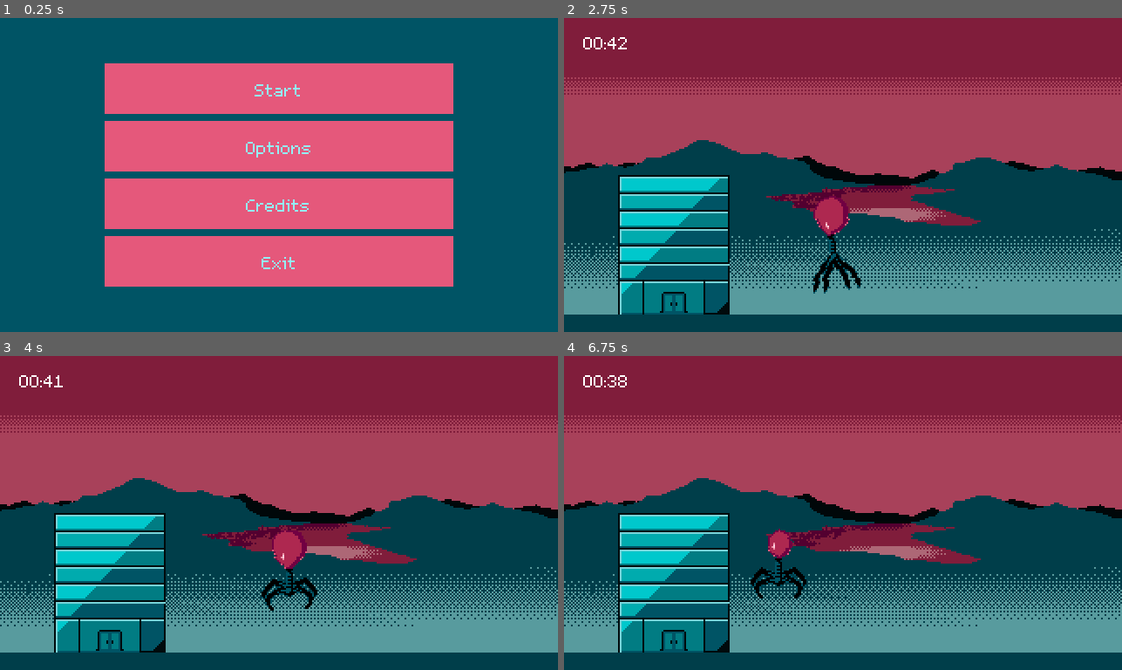
Above: before the commit, frames 1-4 (two rows, left to right).
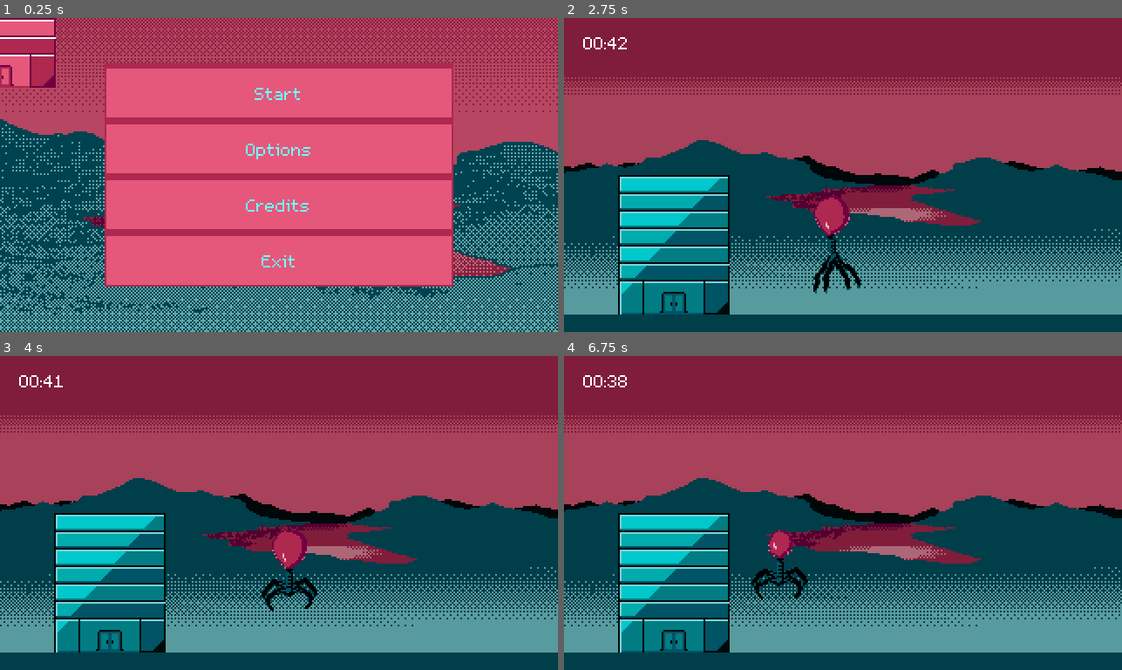
Above: after the commit, the same moments.

Repository: lily-swift/Jame-Gam-46
Game: Godot game, scene res://Scenes/main_menu.tscn
Same seed, same stepped clock (60 frames per second), same inputs: the game is played once before the commit and once after it.
Inputs:
- Up to frame 1 (0.25 s): no input
- Up to frame 2 (2.75 s): click "Start" at 0.5 s; tap Enter at 1.25 s; hold Right (moveRight) 1.28-2.03 s; tap Shift (drill) at 1.35 s; tap Space (jump) at 1.52, 2.27 s; hold Left (moveLeft) from 2.03 s (still down); tap L at 2.1 s
- Up to frame 3 (4 s): release Left (moveLeft) at 2.78 s; hold Right (moveRight) from 2.78 s (still down); tap Shift (drill) at 2.85 s; tap L at 3.6 s; tap Space (jump) at 3.77 s
- Up to frame 4 (6.75 s): release Right (moveRight) at 4.28 s; hold Left (moveLeft) 4.28-6.53 s; tap Shift (drill) at 4.35, 5.85 s; tap Space (jump) at 4.52, 5.27 s; tap L at 5.1, 6.6 s; hold Right (moveRight) from 6.53 s (still down)

The runs differ from the first frame. In frame 1, 43% of the frame differs, in the area x 0-100%, y 0-100%; in frame 2, less than 0.1%; in frame 3, less than 0.1%; in frame 4, 0.3%.

Commit message:
main menu updates

Diff:
--- /dev/null
+++ b/Game/Resources/buttonhover.tres
@@ -0,0 +1,9 @@
+[gd_resource type="StyleBoxFlat" format=3 uid="uid://dyapkawnxasd0"]
+
+[resource]
+bg_color = Color(0.85, 0.2805, 0.422875, 1)
+border_width_left = 1
+border_width_top = 3
+border_width_right = 1
+border_width_bottom = 1
+border_color = Color(0.682353, 0.156863, 0.313726, 1)
--- /dev/null
+++ b/Game/Resources/buttonnorma.tres
@@ -0,0 +1,9 @@
+[gd_resource type="StyleBoxFlat" format=3 uid="uid://bm3ishrgj4nq6"]
+
+[resource]
+bg_color = Color(0.898039, 0.345098, 0.482353, 1)
+border_width_left = 1
+border_width_top = 3
+border_width_right = 1
+border_width_bottom = 1
+border_color = Color(0.682353, 0.156863, 0.313726, 1)
--- /dev/null
+++ b/Game/Resources/buttonnormal.tres
@@ -0,0 +1,9 @@
+[gd_resource type="StyleBoxFlat" format=3 uid="uid://bd1ni55hbb3ca"]
+
+[resource]
+bg_color = Color(0.898039, 0.345098, 0.482353, 1)
+border_width_left = 1
+border_width_top = 3
+border_width_right = 1
+border_width_bottom = 1
+border_color = Color(0.682353, 0.156863, 0.313726, 1)
--- /dev/null
+++ b/Game/Resources/buttonpressed.tres
@@ -0,0 +1,8 @@
+[gd_resource type="StyleBoxFlat" format=3 uid="uid://bgloxx6thq6px"]
+
+[resource]
+bg_color = Color(0.682353, 0.156863, 0.313726, 1)
+border_width_left = 1
+border_width_top = 4
+border_width_right = 1
+border_color = Color(0.682353, 0.156863, 0.313726, 1)
--- a/Game/Resources/main_menu.tres
+++ b/Game/Resources/main_menu.tres
@@ -1,29 +1,20 @@
-[gd_resource type="Theme" load_steps=8 format=3 uid="uid://chub8xaykuame"]
+[gd_resource type="Theme" load_steps=7 format=3 uid="uid://chub8xaykuame"]
 
 [ext_resource type="FontFile" uid="uid://dswbhi82jmbe" path="res://m5x7.ttf" id="1_0e0o5"]
 [ext_resource type="FontFile" uid="uid://cke7sb3jbolk7" path="res://Resources/new_font_file.tres" id="1_qcqu0"]
+[ext_resource type="StyleBox" uid="uid://dyapkawnxasd0" path="res://Resources/buttonhover.tres" id="2_0urj1"]
+[ext_resource type="StyleBox" uid="uid://bd1ni55hbb3ca" path="res://Resources/buttonnormal.tres" id="3_cxxnd"]
+[ext_resource type="StyleBox" uid="uid://bgloxx6thq6px" path="res://Resources/buttonpressed.tres" id="3_iqspw"]
 
 [sub_resource type="StyleBoxFlat" id="StyleBoxFlat_s523i"]
-bg_color = Color(0.443137, 0, 0.258824, 1)
-
-[sub_resource type="StyleBoxFlat" id="StyleBoxFlat_brgj2"]
-bg_color = Color(0.682353, 0.156863, 0.313726, 1)
-
-[sub_resource type="StyleBoxFlat" id="StyleBoxFlat_277qh"]
-bg_color = Color(0.682353, 0.156863, 0.313726, 1)
-
-[sub_resource type="StyleBoxFlat" id="StyleBoxFlat_qcqu0"]
-bg_color = Color(0.898039, 0.345098, 0.482353, 1)
-
-[sub_resource type="StyleBoxFlat" id="StyleBoxFlat_u88ro"]
 bg_color = Color(0.443137, 0, 0.258824, 1)
 
 [resource]
 default_base_scale = 0.13
 default_font = ExtResource("1_qcqu0")
 BoxContainer/constants/separation = 0
-Button/colors/font_color = Color(0.584314, 0.933333, 0.956863, 1)
-Button/colors/font_disabled_color = Color(0.584314, 0.933333, 0.956863, 1)
+Button/colors/font_color = Color(0.45095, 0.987655, 1, 1)
+Button/colors/font_disabled_color = Color(0.45098, 0.988235, 1, 1)
 Button/colors/font_focus_color = Color(0.584314, 0.933333, 0.956863, 1)
 Button/colors/font_hover_color = Color(0.584314, 0.933333, 0.956863, 1)
 Button/colors/font_hover_pressed_color = Color(0.584314, 0.933333, 0.956863, 1)
@@ -42,10 +33,11 @@
 Button/font_sizes/font_size = 16
 Button/fonts/font = ExtResource("1_0e0o5")
 Button/styles/disabled = SubResource("StyleBoxFlat_s523i")
-Button/styles/focus = SubResource("StyleBoxFlat_brgj2")
-Button/styles/hover = SubResource("StyleBoxFlat_277qh")
-Button/styles/normal = SubResource("StyleBoxFlat_qcqu0")
-Button/styles/pressed = SubResource("StyleBoxFlat_u88ro")
+Button/styles/focus = ExtResource("2_0urj1")
+Button/styles/hover = ExtResource("2_0urj1")
+Button/styles/hover_pressed = ExtResource("3_iqspw")
+Button/styles/normal = ExtResource("3_cxxnd")
+Button/styles/pressed = ExtResource("3_iqspw")
 FlatButton/styles/disabled = null
 FlatButton/styles/hover = null
 FlatButton/styles/normal = null
--- a/Game/Scenes/main_menu.tscn
+++ b/Game/Scenes/main_menu.tscn
@@ -1,7 +1,9 @@
-[gd_scene load_steps=3 format=3 uid="uid://3wiksjp86ng"]
+[gd_scene load_steps=5 format=3 uid="uid://3wiksjp86ng"]
 
 [ext_resource type="Theme" uid="uid://chub8xaykuame" path="res://Resources/main_menu.tres" id="1_48xlc"]
 [ext_resource type="Script" uid="uid://e5j2w6ortl3s" path="res://Scripts/MMbutton.gd" id="2_1ehe0"]
+[ext_resource type="Texture2D" uid="uid://p7hxh88ac52e" path="res://Background1.png" id="3_ce3w2"]
+[ext_resource type="Texture2D" uid="uid://fccm6rkj8qci" path="res://Art/Buildings/alt officebubble.png" id="4_ce3w2"]
 
 [node name="Main Menu" type="Control"]
 layout_mode = 3
@@ -10,15 +12,6 @@
 anchor_bottom = 1.0
 grow_horizontal = 2
 grow_vertical = 2
-
-[node name="ColorRect" type="ColorRect" parent="."]
-layout_mode = 1
-anchors_preset = 15
-anchor_right = 1.0
-anchor_bottom = 1.0
-grow_horizontal = 2
-grow_vertical = 2
-color = Color(0, 0.329412, 0.396078, 1)
 
 [node name="VBoxContainer" type="VBoxContainer" parent="."]
 texture_filter = 1
@@ -34,6 +27,7 @@
 offset_bottom = 64.0
 grow_horizontal = 2
 grow_vertical = 2
+theme = ExtResource("1_48xlc")
 
 [node name="Start" type="Button" parent="VBoxContainer"]
 layout_mode = 2
@@ -70,4 +64,28 @@
 creditsButton = NodePath("../VBoxContainer/Credits")
 exitButton = NodePath("../VBoxContainer/Exit")
 
-[node name="Node2D" type="Node2D" parent="."]
+[node name="Sprite2D" type="Sprite2D" parent="."]
+modulate = Color(0.796243, 0.796243, 0.796243, 1)
+z_index = -100
+position = Vector2(135, 16)
+texture = ExtResource("3_ce3w2")
+
+[node name="ColorRect" type="ColorRect" parent="."]
+visible = false
+z_index = -5
+layout_mode = 1
+anchors_preset = 8
+anchor_left = 0.5
+anchor_top = 0.5
+anchor_right = 0.5
+anchor_bottom = 0.5
+offset_left = -100.0
+offset_top = -64.0
+offset_right = 100.0
+offset_bottom = 64.0
+grow_horizontal = 2
+grow_vertical = 2
+color = Color(0.682353, 0.156863, 0.313726, 1)
+
+[node name="Sprite2D2" type="Sprite2D" parent="."]
+texture = ExtResource("4_ce3w2")
--- a/Game/Scripts/MMbutton.gd
+++ b/Game/Scripts/MMbutton.gd
@@ -17,6 +17,7 @@
 
 
 func _start_pressed():
+	await get_tree().create_timer(0.05).timeout
 	get_tree().change_scene_to_packed(levelScene);
 
 func _options_pressed():
@@ -26,4 +27,5 @@
 	pass
 
 func _exit_pressed():
+	await get_tree().create_timer(0.05).timeout
 	get_tree().quit()
